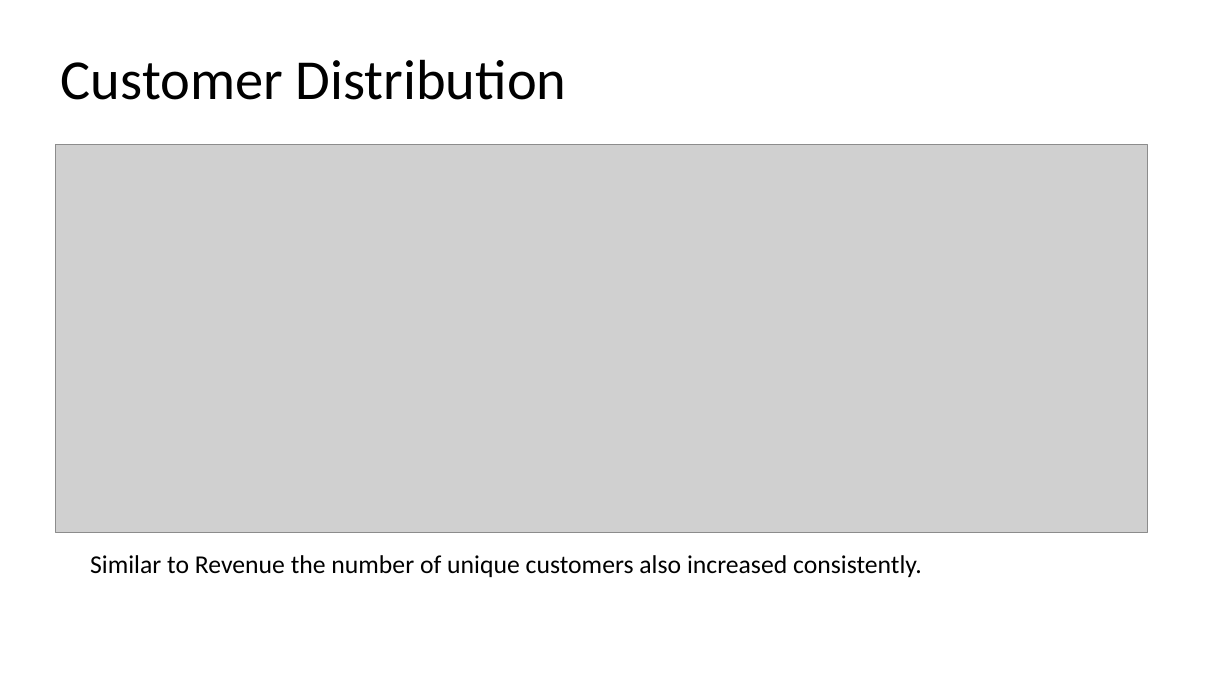
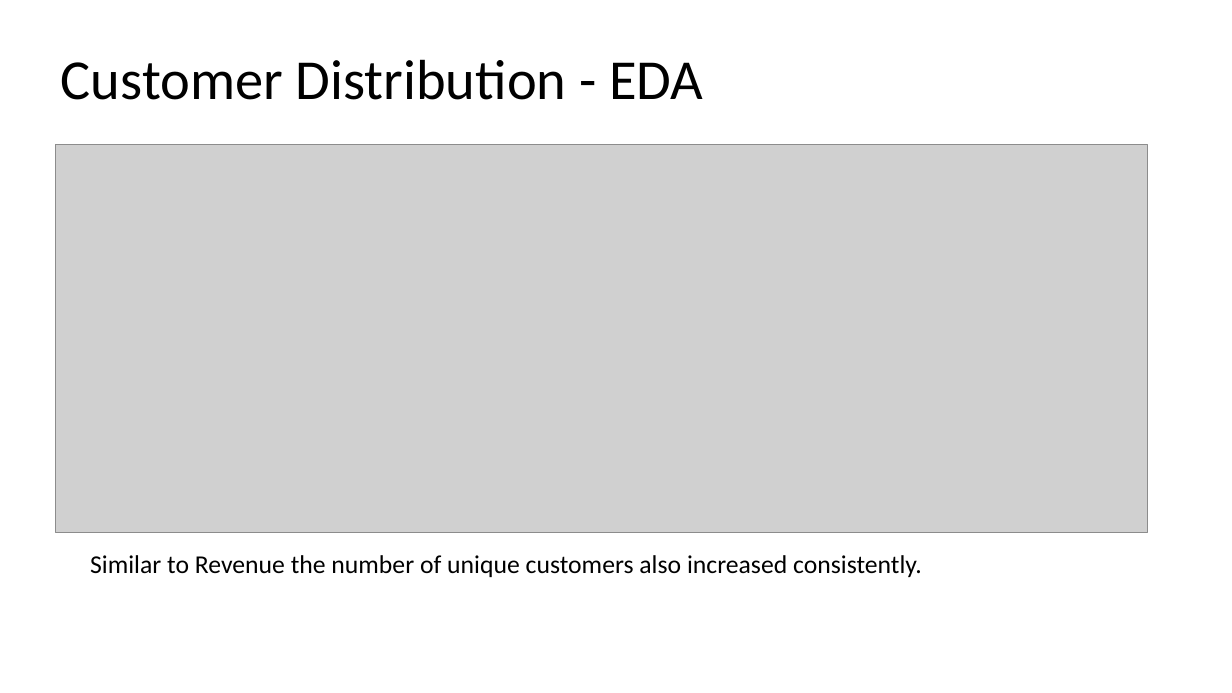
Before and after one commit to saigurram/Customer-Lifetime-Value-Prediction, a slide deck: slide 7 of Customer_Lifetimevalue_Prediction.pptx. Drawn at 1232x693 pixels with LibreOffice and Linux fonts; fonts in the diff are those of the drawing; grey boxes stand for pictures. Boxes give left, top, right and bottom in pixels: in the first picture for what was removed or moved away, otherwise in the second. Text is boxed around its words. In the diff, an @@ line names an element or a change of style, - is before the commit and + after.

```diff
--- a/Customer_Lifetimevalue_Prediction.pptx
+++ b/Customer_Lifetimevalue_Prediction.pptx
@@ text at <box>61,59,703,100</box>: text changed @@
-Customer Distribution
+Customer Distribution - EDA
```
Also in this commit, not shown: 9 other slides changed, 4 slides added, 2 slides removed.
